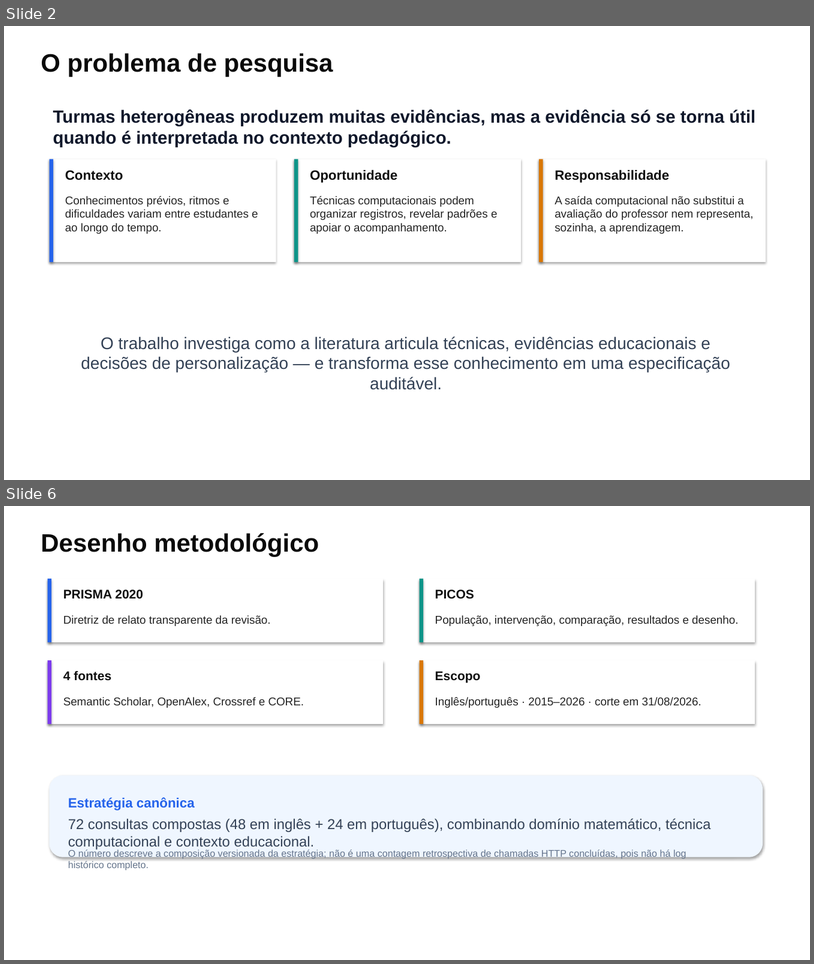
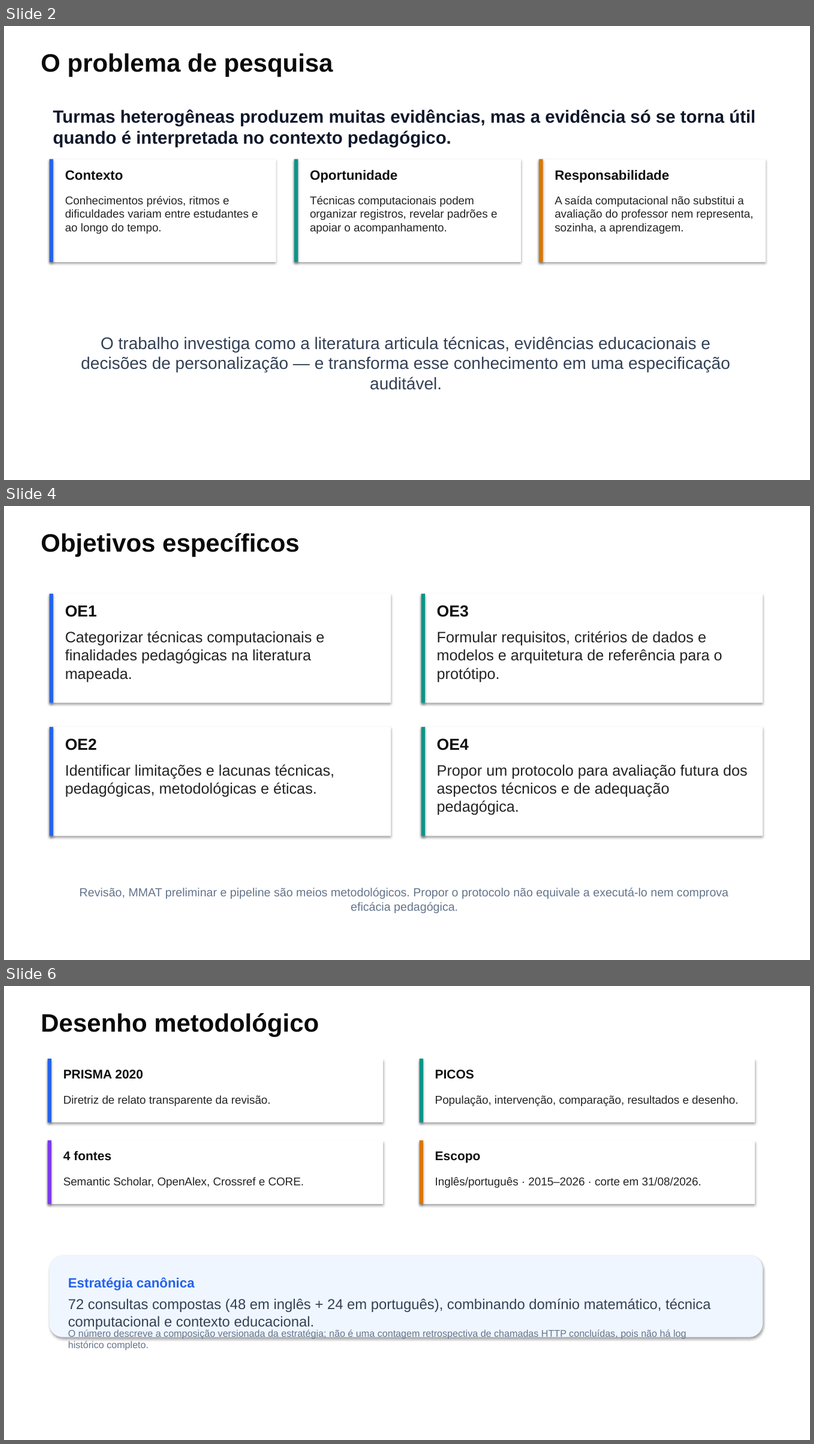
Before and after one commit to thalesfb/ccw, a slide deck: results/tcc/presentation/ensino_personalizado_de_matematica_tcc.pptx. Shown one above the other, each under a label of ours: slides 2 and 6 before the commit, slides 2, 4 and 6 after it; the slides between them are not shown. The pictures are 814x964 and 814x1444 pixels, drawn with LibreOffice and Linux fonts; fonts in the diff are those of the drawing. Boxes give left, top, right and bottom in pixels: in the first picture for what was removed or moved away, otherwise in the second. Text is boxed around its words. In the diff, an @@ line names an element or a change of style, - is before the commit and + after.

Commit message:
:bug: fix(tcc): apply editorial corrections
Align four objectives, explanatory prose, search quadros and review charts.
Preserve operational counts and preliminary MMAT criterion judgments.
Isolate LaTeX builds and verify actual PDF destinations before publication.
Refresh deliverable artifacts while keeping annotations and transcripts private.

Refs #24

```diff
--- a/results/tcc/presentation/ensino_personalizado_de_matematica_tcc.pptx
+++ b/results/tcc/presentation/ensino_personalizado_de_matematica_tcc.pptx
@@ slide 4 added at (4, 506, 810, 960), background #FFFFFF @@
@@ text added at (41, 533, 300, 556), 30 pt, text #0A0A0A, bold @@
+Objetivos específicos
@@ rectangle added at (50, 594, 391, 703), fill #FFFFFF @@
@@ rectangle added at (50, 594, 54, 703), fill #2563EB @@
@@ rectangle added at (422, 594, 763, 703), fill #FFFFFF @@
@@ rectangle added at (422, 594, 426, 703), fill #0D9488 @@
@@ text added at (65, 605, 97, 617), 19 pt, text #0F0F0F, bold @@
+OE1
@@ text added at (437, 605, 469, 617), 19 pt, text #0F0F0F, bold @@
+OE3
@@ text added at (65, 631, 324, 682), 18 pt, text #232323 @@
+Categorizar técnicas computacionais e finalidades pedagógicas na literatura mapeada.
@@ text added at (437, 631, 723, 682), 18 pt, text #232323 @@
+Formular requisitos, critérios de dados e modelos e arquitetura de referência para o protótipo.
@@ rectangle added at (50, 727, 391, 835), fill #FFFFFF @@
@@ rectangle added at (50, 727, 54, 835), fill #2563EB @@
@@ text added at (65, 738, 97, 750), 19 pt, text #0F0F0F, bold @@
+OE2
@@ rectangle added at (422, 727, 763, 835), fill #FFFFFF @@
@@ rectangle added at (422, 727, 426, 835), fill #0D9488 @@
@@ text added at (437, 738, 469, 750), 19 pt, text #0F0F0F, bold @@
+OE4
@@ text added at (65, 764, 335, 797), 18 pt, text #232323 @@
+Identificar limitações e lacunas técnicas, pedagógicas, metodológicas e éticas.
@@ text added at (437, 764, 748, 815), 18 pt, text #232323 @@
+Propor um protocolo para avaliação futura dos aspectos técnicos e de adequação pedagógica.
@@ text added at (80, 887, 729, 913), 14 pt, text #64748B @@
+Revisão, MMAT preliminar e pipeline são meios metodológicos. Propor o protocolo não equivale a executá-lo nem comprova eficácia pedagógica.
```
Also in this commit, not shown: 4 slides changed, 1 slide removed, 48 other files.
